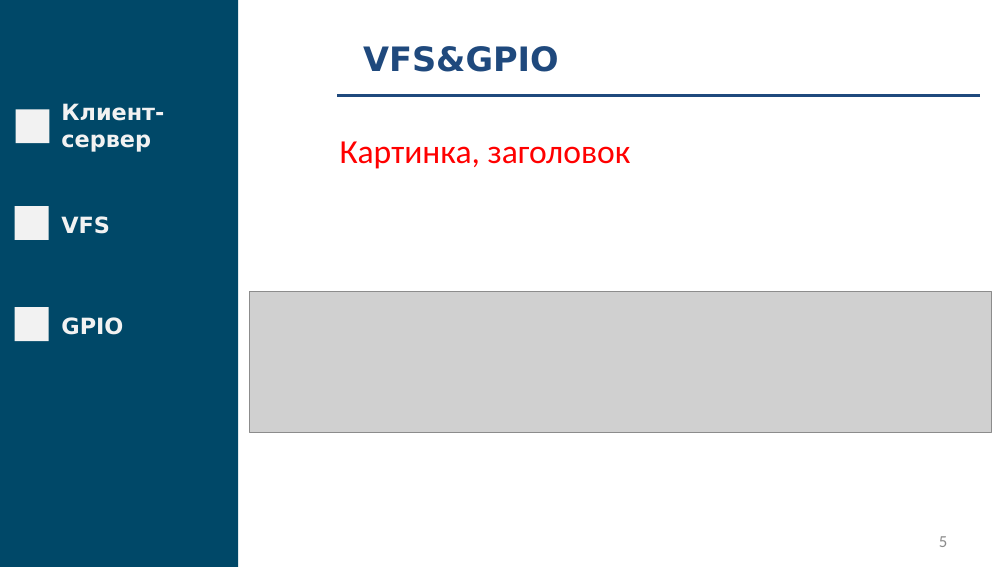
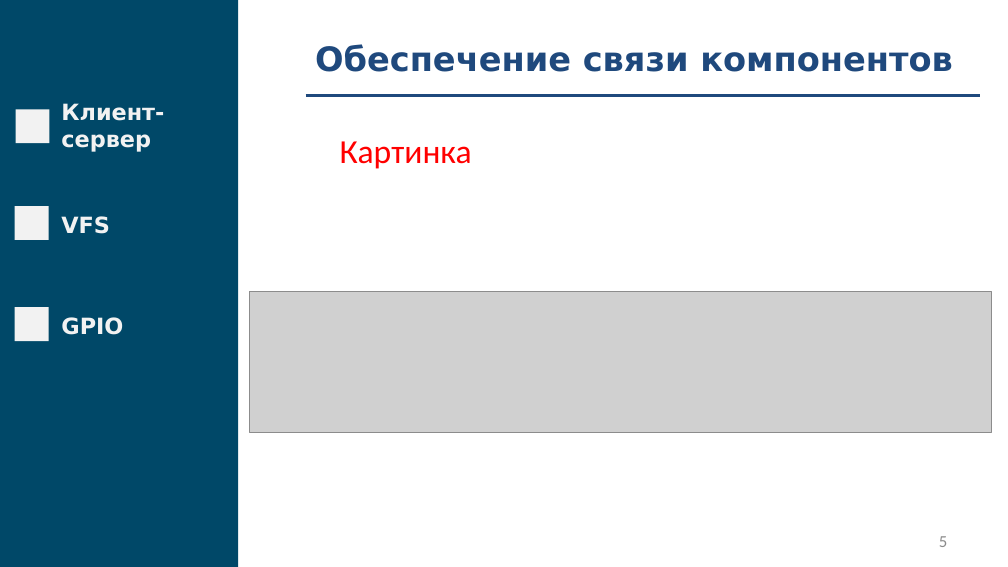
Before and after one commit to fanglores/Gagarin-2022, a slide deck: slide 5 of doc/Presentation.pptx. Drawn at 1008x567 pixels with LibreOffice and Linux fonts; fonts in the diff are those of the drawing; grey boxes stand for pictures. Boxes give left, top, right and bottom in pixels: in the first picture for what was removed or moved away, otherwise in the second. Text is boxed around its words. In the diff, an @@ line names an element or a change of style, - is before the commit and + after.

```diff
--- a/doc/Presentation.pptx
+++ b/doc/Presentation.pptx
@@ text at bbox=[315, 44, 953, 72]: text changed @@
-VFS&GPIO
+Обеспечение связи компонентов
@@ line moved from (338, 96) - (980, 96) to (305, 96) - (980, 96) @@
@@ text at bbox=[340, 141, 472, 169]: text changed @@
-Картинка, заголовок
+Картинка
```
Also in this commit, not shown: 1 other slide changed, 1 other file.
